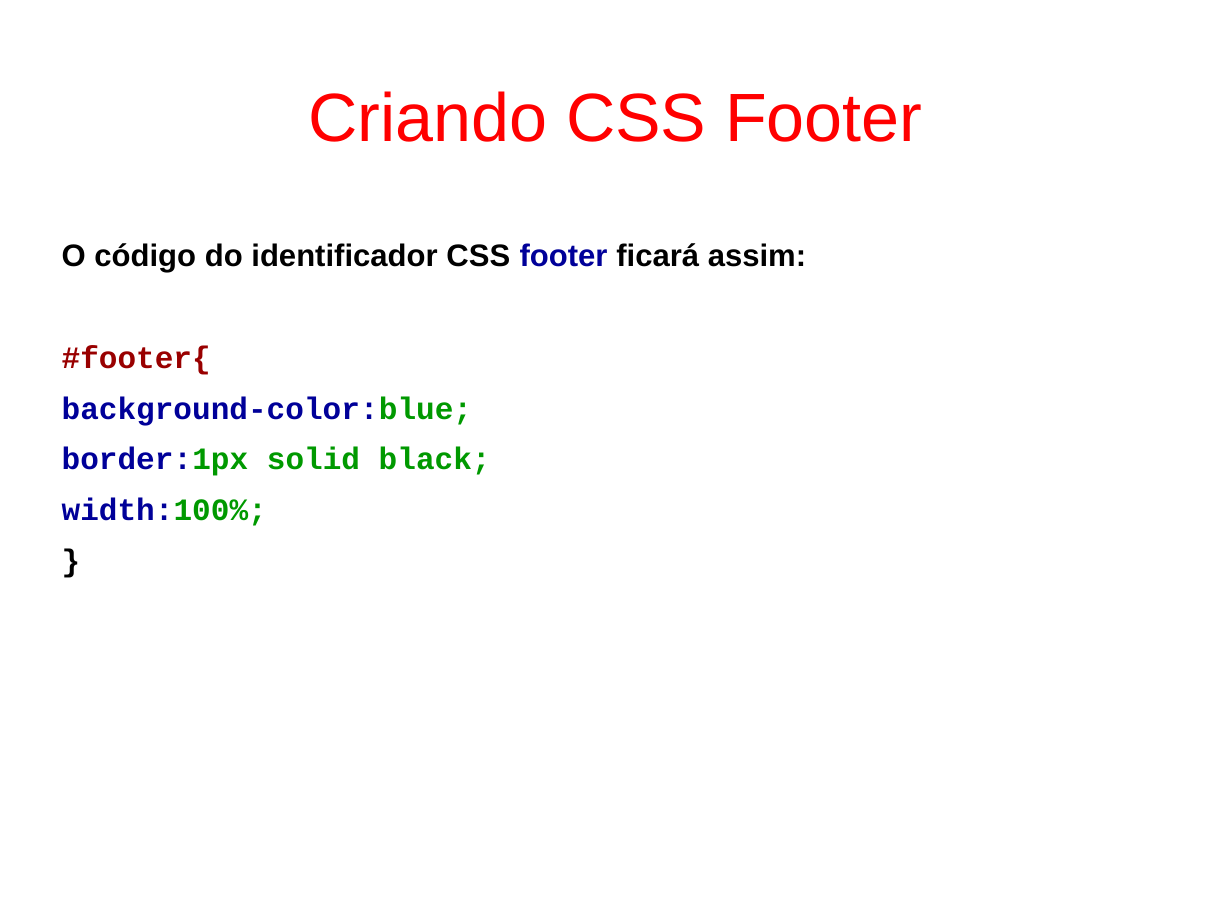
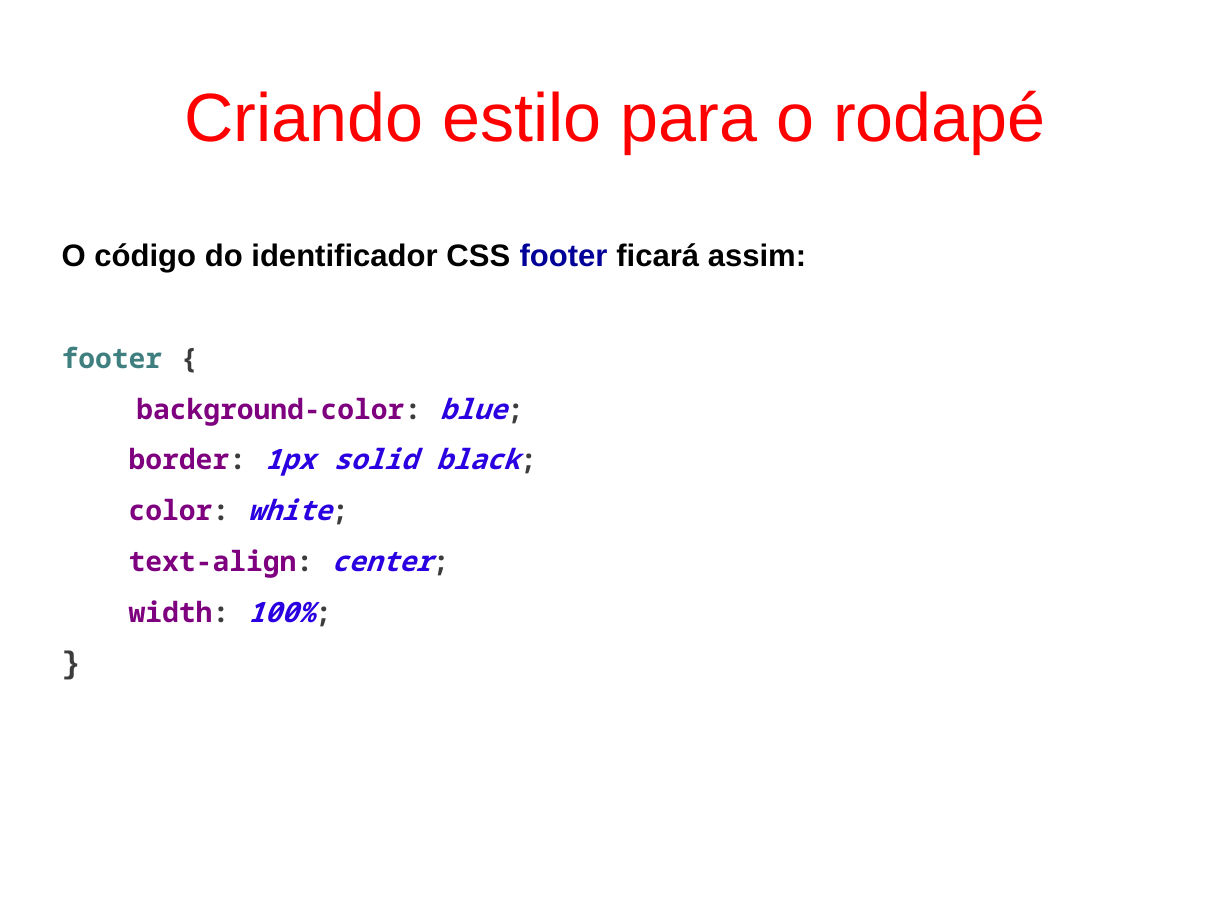
Before and after one commit to fgsl/lojasacme, a slide deck: slide 54 of docs/tutorial.odp. Drawn at 1232x924 pixels with LibreOffice and Linux fonts; fonts in the diff are those of the drawing. Boxes give left, top, right and bottom in pixels: in the first picture for what was removed or moved away, otherwise in the second. Text is boxed around its words. In the diff, an @@ line names an element or a change of style, - is before the commit and + after.

Commit message:
Corrige a parte de estilos da documentação #9

```diff
--- a/docs/tutorial.odp
+++ b/docs/tutorial.odp
@@ title at (x1=185, y1=90, x2=1046, y2=153): text changed @@
-Criando CSS Footer
+Criando estilo para o rodapé
@@ text "O código do identificador CSS ..." at (x1=62, y1=243, x2=806, y2=623): text colour #000000 to #3C3C3C in "}" @@
@@ text at (x1=62, y1=346, x2=520, y2=623): text changed; size 20 to 18 pt; font Courier New to Noto Sans Mono; text colour #000099 to #7F007F @@
-#footer{
-background-color:blue;
-border:1px solid black;
-width:100%;
+footer {
+background-color: blue;
+border: 1px solid black;
+color: white;
+text-align: center;
+width: 100%;
```
Also in this commit, not shown: 9 other slides changed, 3 slides added, 2 slides removed, 4 other files.
